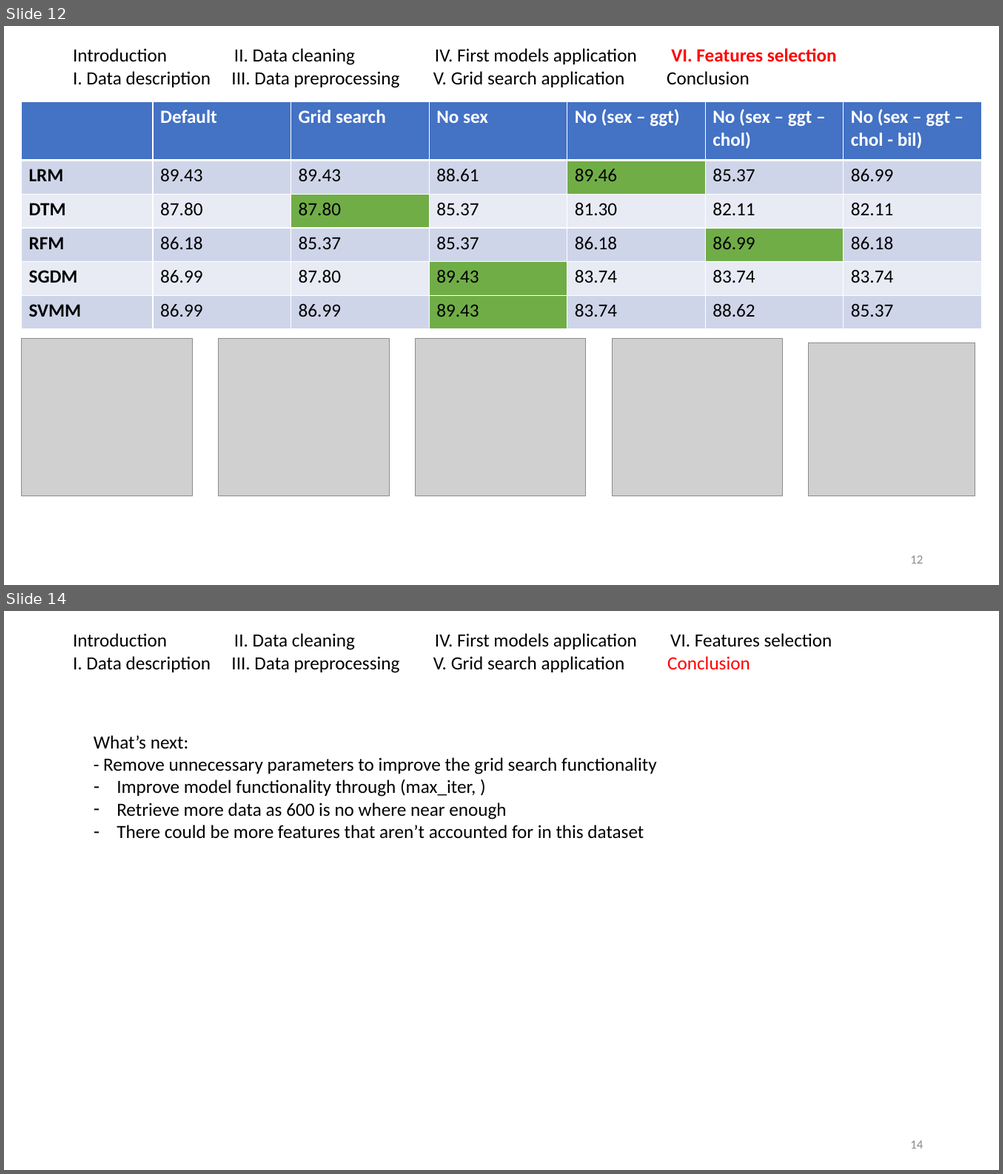
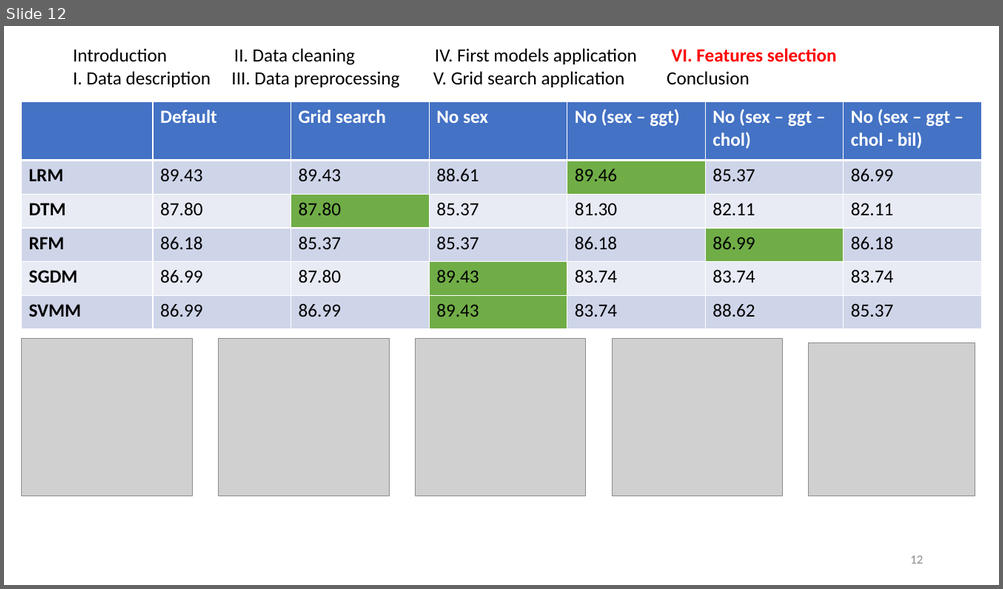
Before and after one commit to mqarmout/HCV_classification, a slide deck: Term Project - Group 6 .pptx. Shown one above the other, each under a label of ours: slides 12 and 14 before the commit, slide 12 after it; the slides between them are not shown. The pictures are 1003x1174 and 1003x589 pixels, drawn with LibreOffice and Linux fonts; fonts in the diff are those of the drawing; grey boxes stand for pictures. Boxes give left, top, right and bottom in pixels: in the first picture for what was removed or moved away, otherwise in the second. Text is boxed around its words. In the diff, an @@ line names an element or a change of style, - is before the commit and + after.

```diff
--- a/Term Project - Group 6 .pptx
+++ b/Term Project - Group 6 .pptx
@@ slide 14 removed at [4, 611, 999, 1170], background #FFFFFF @@
@@ text removed at [73, 633, 750, 672] @@
-Introduction II. Data cleaning IV. First models application VI. Features selection
-I. Data description III. Data preprocessing V. Grid search application Conclusion
@@ text removed at [94, 735, 657, 839] @@
-What’s next:
-- Remove unnecessary parameters to improve the grid search functionality
-– Improve model functionality through (max_iter, )
-– Retrieve more data as 600 is no where near enough
-– There could be more features that aren’t accounted for in this dataset
@@ page number removed at [910, 1141, 922, 1149] @@
-14
```
Also in this commit, not shown: 1 slide changed.
